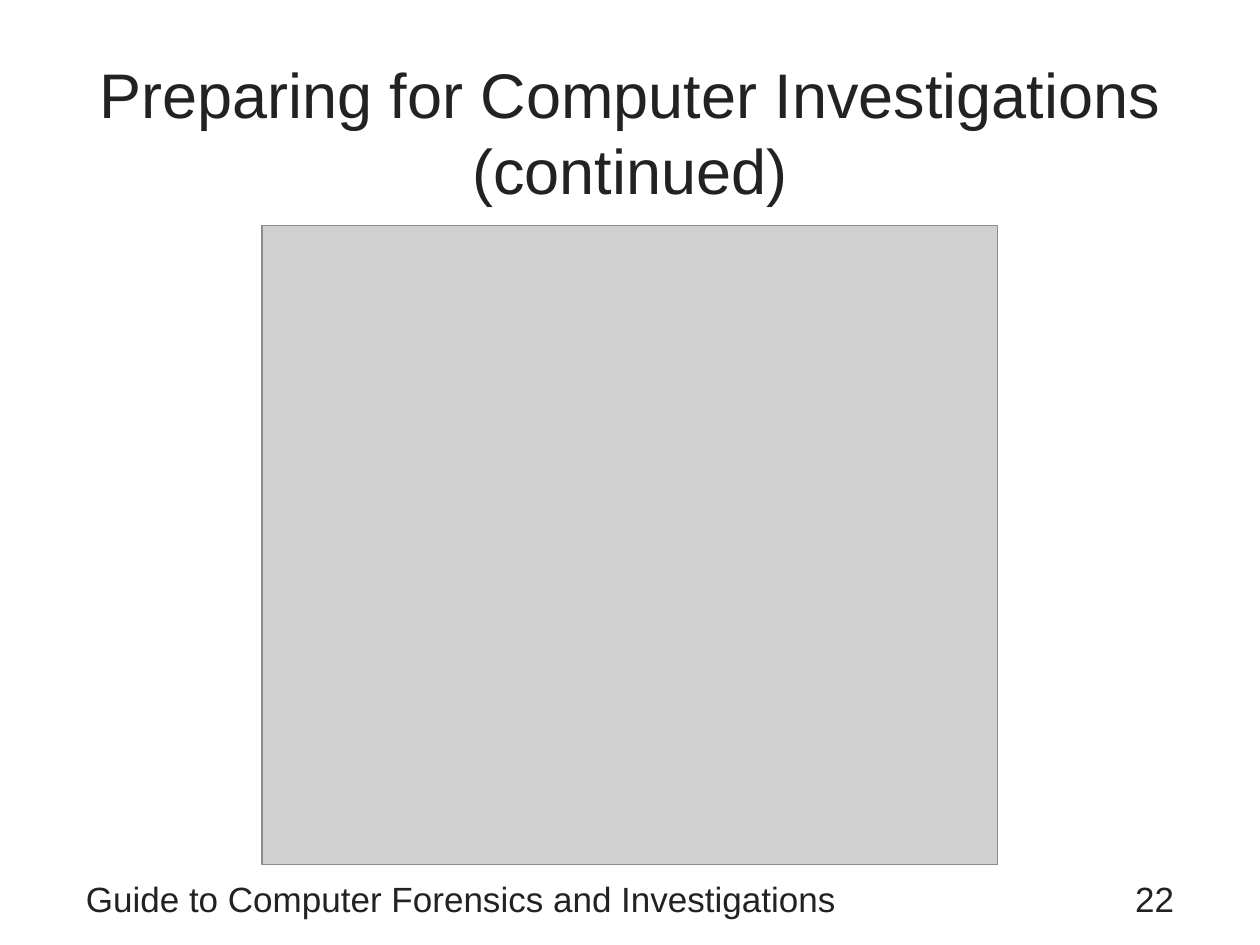
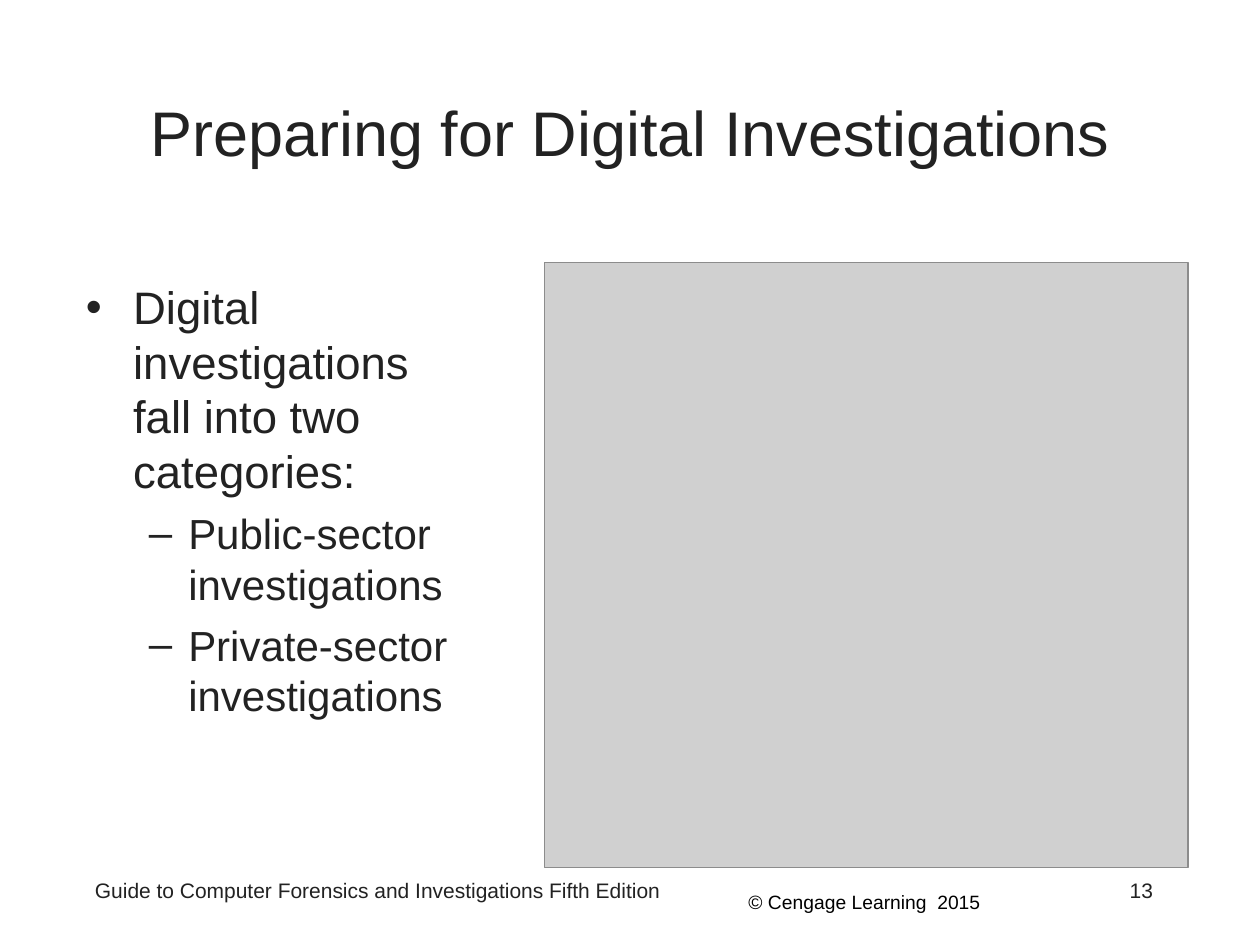
Before and after one commit to Emadalsuwat/emadalsuwat.github.io, a slide deck: slide 13 of computerforensics/Chapter1.ppt (slide 22 before the commit). Drawn at 1260x945 pixels with LibreOffice and Linux fonts; fonts in the diff are those of the drawing; grey boxes stand for pictures. Boxes give left, top, right and bottom in pixels: in the first picture for what was removed or moved away, otherwise in the second. Text is boxed around its words. In the diff, an @@ line names an element or a change of style, - is before the commit and + after.

```diff
--- a/computerforensics/Chapter1.ppt
+++ b/computerforensics/Chapter1.ppt
@@ title at [150,110,1109,167]: text changed @@
-Preparing for Computer Investigations (continued)
+Preparing for Digital Investigations
@@ picture: place and size @@
-picture at [262,226,998,864]
+picture at [544,262,1188,867]
@@ text added at [133,291,447,720], 24 pt, text #222222 @@
+• Digital investigations fall into two categories:
+  – Public-sector investigations
+  – Private-sector investigations
@@ text at [95,882,660,903]: text changed; size 20 to 12 pt @@
-Guide to Computer Forensics and Investigations
+Guide to Computer Forensics and Investigations Fifth Edition
@@ text added at [768,895,980,913], 11 pt, text #000000 @@
+© Cengage Learning 2015
@@ page number added at [1130,883,1153,898], 12 pt, text #222222 @@
+13
@@ page number removed at [1135,887,1174,912] @@
-22
```
Also in this commit, not shown: 5 other slides changed, 76 slides added, 33 slides removed, 19 other files.
